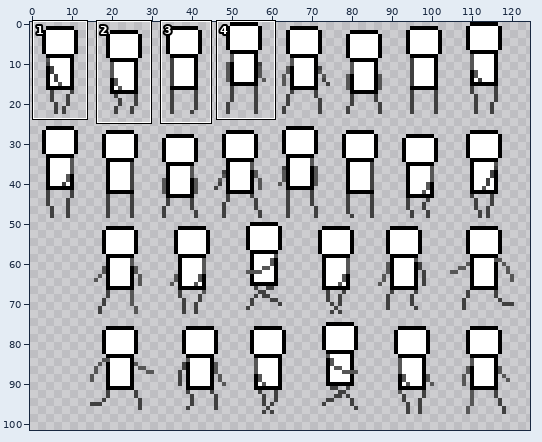
A sprite sheet gets an edit: ScrollMySides/Assets/Sprites/player_walk_run.png. Above, an overview of the earlier version with the close-up marked.
Close-up. Before the commit:
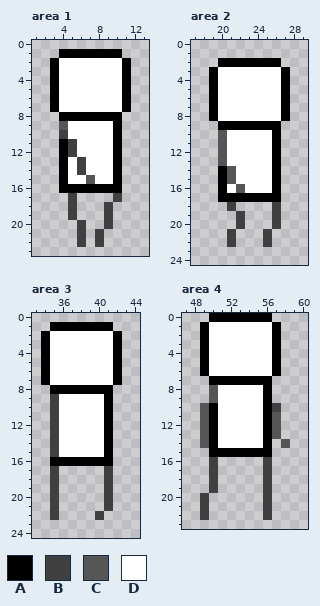
The file is 128x128 pixels. Shown: area 1: x 1..13, y 0..23; area 2: x 17..29, y 0..24; area 3: x 33..44, y 0..24; area 4: x 47..60, y 0..23. The wide view leaves out empty margins. The commit also changed other parts of the picture, which this record leaves out.
Palette (. is transparent): A #000000  B #404040  C #565656  D #ffffff
Pixels before, area 1, first column x 3:
 1 .AAAAAAA.
 2 ADDDDDDDA
 3 ADDDDDDDA
 4 ADDDDDDDA
 5 ADDDDDDDA
 6 ADDDDDDDA
 7 ADDDDDDDA
 8 .AAAAAAA.
 9 .CDDDDDA.
10 .BDDDDDA.
11 .ABDDDDA.
12 .ABDDDDA.
13 .ADBDDDA.
14 .ADBDDDA.
15 .ADDCDDA.
16 .AAAAAAA.
17 ..B....B.
18 ..B...B..
19 ..B...B..
20 ...B..B..
21 ...B.B...
22 ...B.B...
Pixels before, area 2, first column x 19:
 2 .AAAAAAA.
 3 ADDDDDDDA
 4 ADDDDDDDA
 5 ADDDDDDDA
 6 ADDDDDDDA
 7 ADDDDDDDA
 8 ADDDDDDDA
 9 .AAAAAAA.
10 .CDDDDDA.
11 .CDDDDDA.
12 .CDDDDDA.
13 .CDDDDDA.
14 .ACDDDDA.
15 .ACDDDDA.
16 .ADCDDDA.
17 .AAAAAAA.
18 ..B....B.
19 ...B...B.
20 ...B...B.
21 ..B...B..
22 ..B...B..
Pixels before, area 3, first column x 34:
 1 .AAAAAAA.
 2 ADDDDDDDA
 3 ADDDDDDDA
 4 ADDDDDDDA
 5 ADDDDDDDA
 6 ADDDDDDDA
 7 ADDDDDDDA
 8 .AAAAAAA.
 9 .BDDDDDA.
10 .BDDDDDA.
11 .BDDDDDA.
12 .BDDDDDA.
13 .BDDDDDA.
14 .BDDDDDA.
15 .BDDDDDA.
16 .AAAAAAA.
17 .B.....B.
18 .B.....B.
19 .B.....B.
20 .B.....B.
21 .B.....B.
22 .B....B..
Pixels before, area 4, first column x 49:
 0 .AAAAAAA..
 1 ADDDDDDDA.
 2 ADDDDDDDA.
 3 ADDDDDDDA.
 4 ADDDDDDDA.
 5 ADDDDDDDA.
 6 ADDDDDDDA.
 7 .AAAAAAA..
 8 .CDDDDDA..
 9 .CDDDDDA..
10 CADDDDDAB.
11 CADDDDDAC.
12 CADDDDDAC.
13 CADDDDDAC.
14 CADDDDDA.C
15 .AAAAAAA..
16 .B.....B..
17 .B.....B..
18 .B.....B..
19 .B.....B..
20 B......B..
21 B......B..
22 B......B..
Once edited:
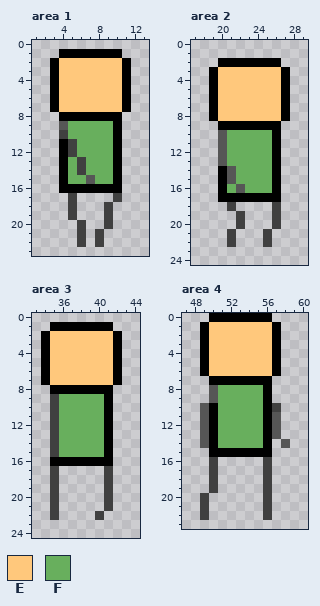
Colours new in this view: E #ffc87c  F #68af5d
The edit:
Area 1:
y 2..7: x 4..10 DDDDDDD -> EEEEEEE
y 9..10: x 5..9 DDDDD -> FFFFF
y 11..12: x 6..9 DDDD -> FFFF
y 13..14: x 5 D -> F; x 7..9 DDD -> FFF
y 15: x 5..6 DD -> FF; x 8..9 DD -> FF
Area 2:
y 3..8: x 20..26 DDDDDDD -> EEEEEEE
y 10..13: x 21..25 DDDDD -> FFFFF
y 14..15: x 22..25 DDDD -> FFFF
y 16: x 21 D -> F; x 23..25 DDD -> FFF
Area 3:
y 2..7: x 35..41 DDDDDDD -> EEEEEEE
y 9..15: x 36..40 DDDDD -> FFFFF
Area 4:
y 1..6: x 50..56 DDDDDDD -> EEEEEEE
y 8..14: x 51..55 DDDDD -> FFFFF
Where, in picture pixels (left, top, right, bottom), the same in both close-ups:
changed: (59, 58, 122, 184)
changed: (218, 67, 281, 193)
changed: (50, 331, 113, 457)
changed: (209, 322, 272, 448)
